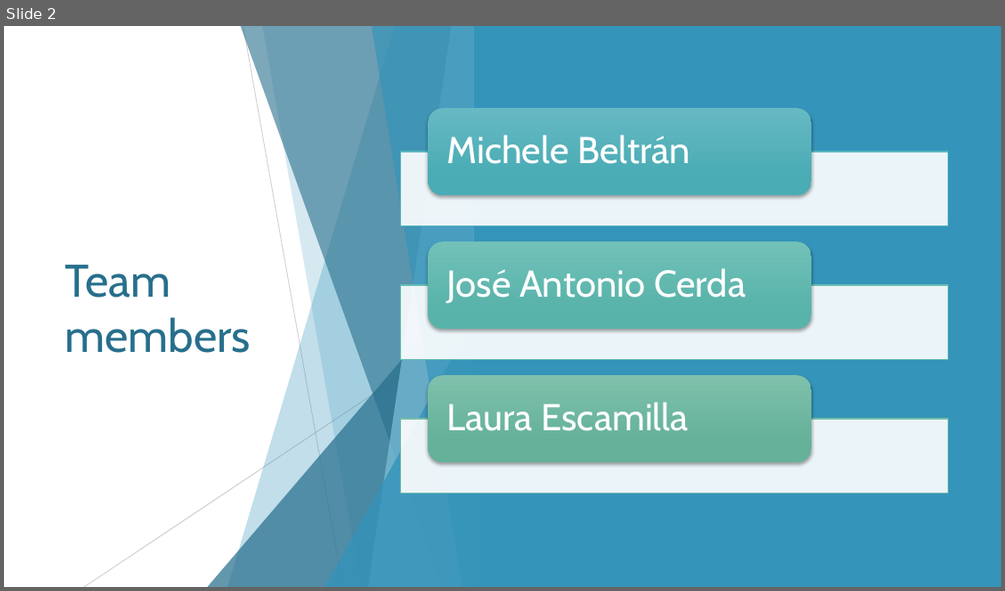
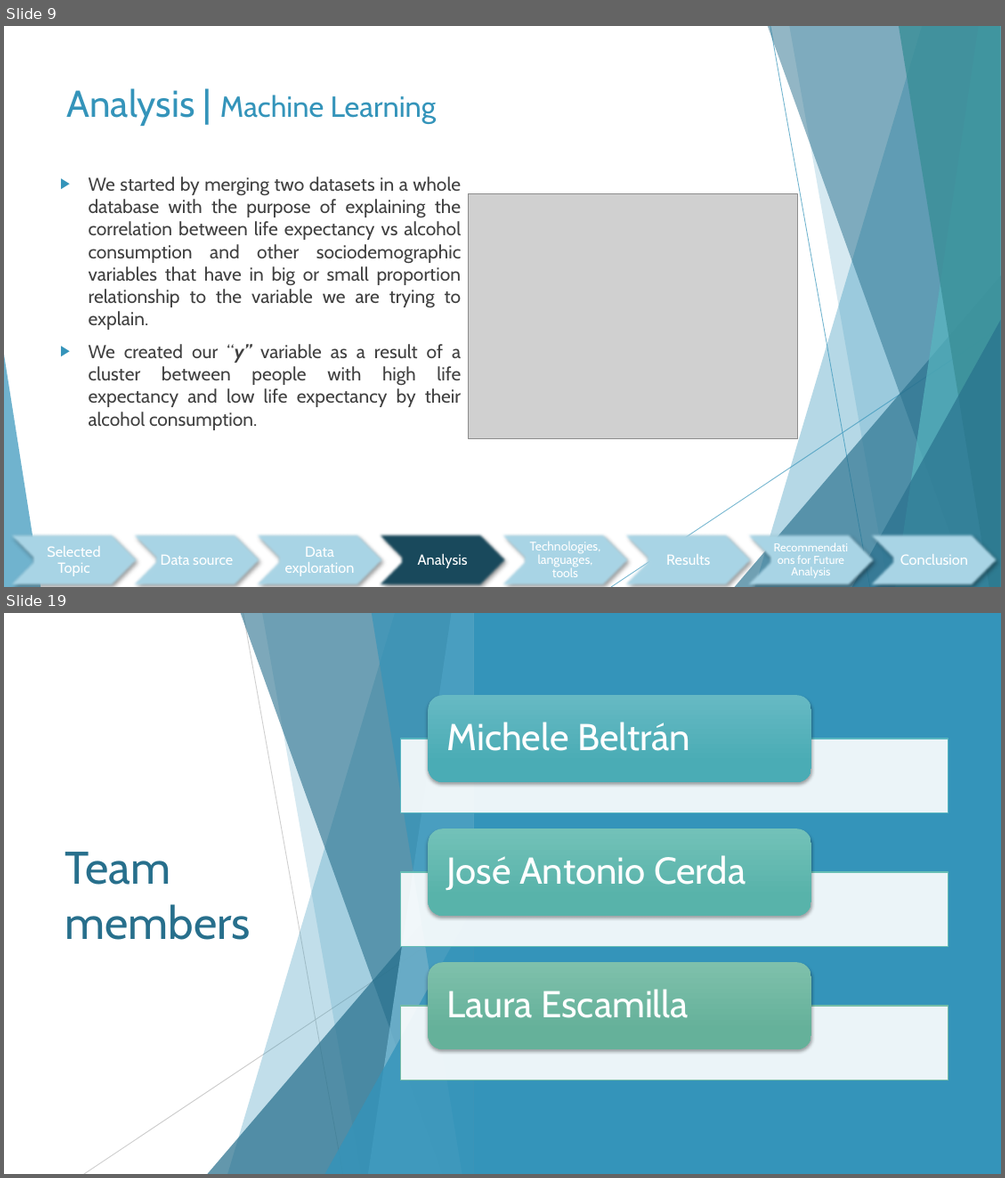
Before and after one commit to jcerda1994/Proyecto_final_1, a slide deck: Final Presentation.pptx. Shown one above the other, each under a label of ours: slide 2 before the commit, slides 9 and 19 after it; the slides between them are not shown. The pictures are 1005x591 and 1005x1178 pixels, drawn with LibreOffice and Linux fonts; fonts in the diff are those of the drawing; grey boxes stand for pictures. Boxes give left, top, right and bottom in pixels: in the first picture for what was removed or moved away, otherwise in the second. Text is boxed around its words. In the diff, an @@ line names an element or a change of style, - is before the commit and + after.

```diff
--- a/Final Presentation.pptx
+++ b/Final Presentation.pptx
@@ slide 9 added at [4, 26, 1001, 587], background #FFFFFF; not listed: 10 template elements that a slide beside it also shows @@
@@ title added at [67, 88, 437, 126], 28 pt, text #3494BA @@
+Analysis | Machine Learning
@@ text added at [89, 176, 461, 430], 18 pt, text #404040 @@
+▶ We started by merging two datasets in a whole database with the purpose of explaining the correlation between life expectancy vs alcohol consumption and other sociodemographic variables that have in big or small proportion relationship to the variable we are trying to explain.
+▶ We created our “y” variable as a result of a cluster between people with high life expectancy and low life expectancy by their alcohol consumption.
@@ picture added at [469, 194, 797, 439] @@
@@ group added at [4, 533, 1001, 587]: 8 chevrons, 8 texts @@
+Selected Topic
+Data source
+Data exploration
+Analysis
+Technologies, languages, tools
+Results
+Recommendations for Future Analysis
+Conclusion
@@ what was slide 2 is now slide 19 @@
```
Also in this commit, not shown: 10 slides changed, 7 other slides added, 9 slides removed.
